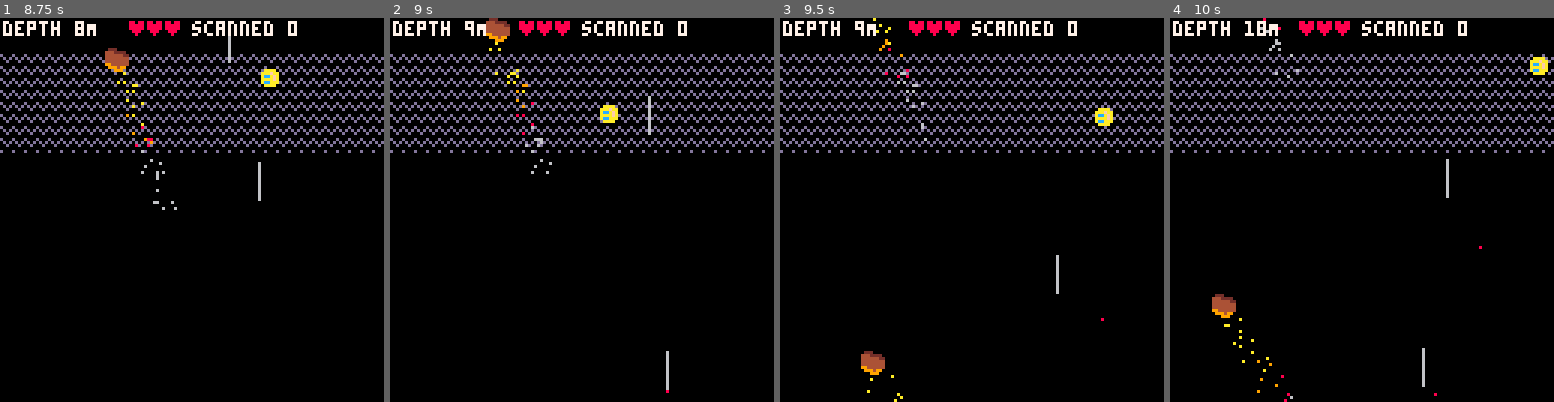
Above: before the commit, frames 1-4 (left to right).
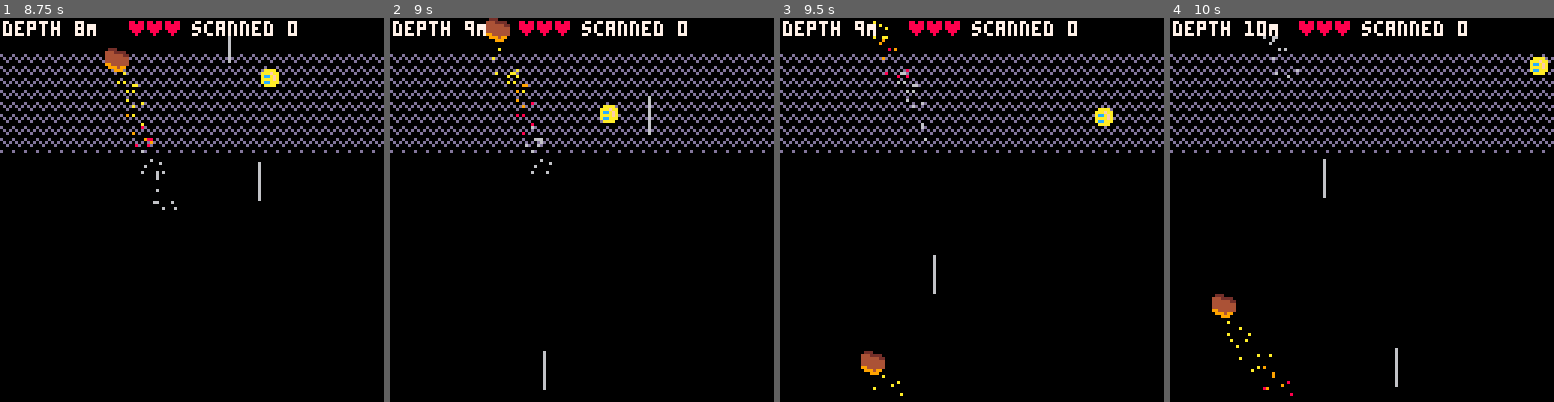
Above: after the commit, the same moments.

Repository: broquaint/pico8-carts
Game: PICO-8 cartridge tephratoil.p8
Same seed, same stepped clock (60 frames per second), same inputs: the game is played once before the commit and once after it.
Inputs:
- Up to frame 1 (8.75 s): tap X (X key) at 0.33, 1.07, 1.85, 2.97, 4.08, 5.2, 6.32, 7.43, 8.55 s; tap O (Z key) at 0.7, 1.7, 2.1, 2.5, 2.9, 3.3, 3.7, 4.1, 4.5, 4.9, 5.3, 5.7, 6.1, 6.5, 6.9, 7.3, 7.7, 8.1, 8.5 s; hold Right 1.6-2.1 s; hold Up 2.15-2.42 s; hold Right 2.47-3.03 s; hold Left 3.08-3.58 s; hold Down 3.63-3.97 s; hold Right 4.02-4.68 s; hold Up 4.73-5.03 s; hold Left 5.08-5.68 s; hold Down 5.73-6.03 s; hold Right 6.08-6.58 s; hold Right 6.63-7.13 s; hold Up 7.18-7.45 s; hold Right 7.5-8.07 s; hold Left 8.12-8.62 s; hold Down from 8.67 s (still down)
- Up to frame 2 (9 s): keep holding Down; tap O (Z key) at 8.9 s
- Up to frame 3 (9.5 s): release Down at 9 s; hold Right from 9.05 s (still down); tap O (Z key) at 9.3 s
- Up to frame 4 (10 s): tap X (X key) at 9.67 s; tap O (Z key) at 9.7 s; release Right at 9.72 s; hold Up from 9.77 s (still down)

Frame 1 is identical in both runs. In frame 2, 0.2% of the frame differs, in the area x 25-73%, y 6-98%; in frame 3, 0.3%; in frame 4, 0.7%, in the area x 14-82%, y 0-100%.

Commit message:
Increase heat particles relative to depth
Slightly more fire.

Diff:
--- a/tephratoil.p8
+++ b/tephratoil.p8
@@ -364,7 +364,8 @@
 end
 
 function rising_heat_particles()
-   if frame_count % 30 == 0 then
+   local spawn_freq = max(10, 30 - (depth_count/5))
+   if frame_count % spawn_freq == 0 then
       local orig_x = 16 + randx(112)
       local p = make_obj({
             x = 16 + orig_x,
